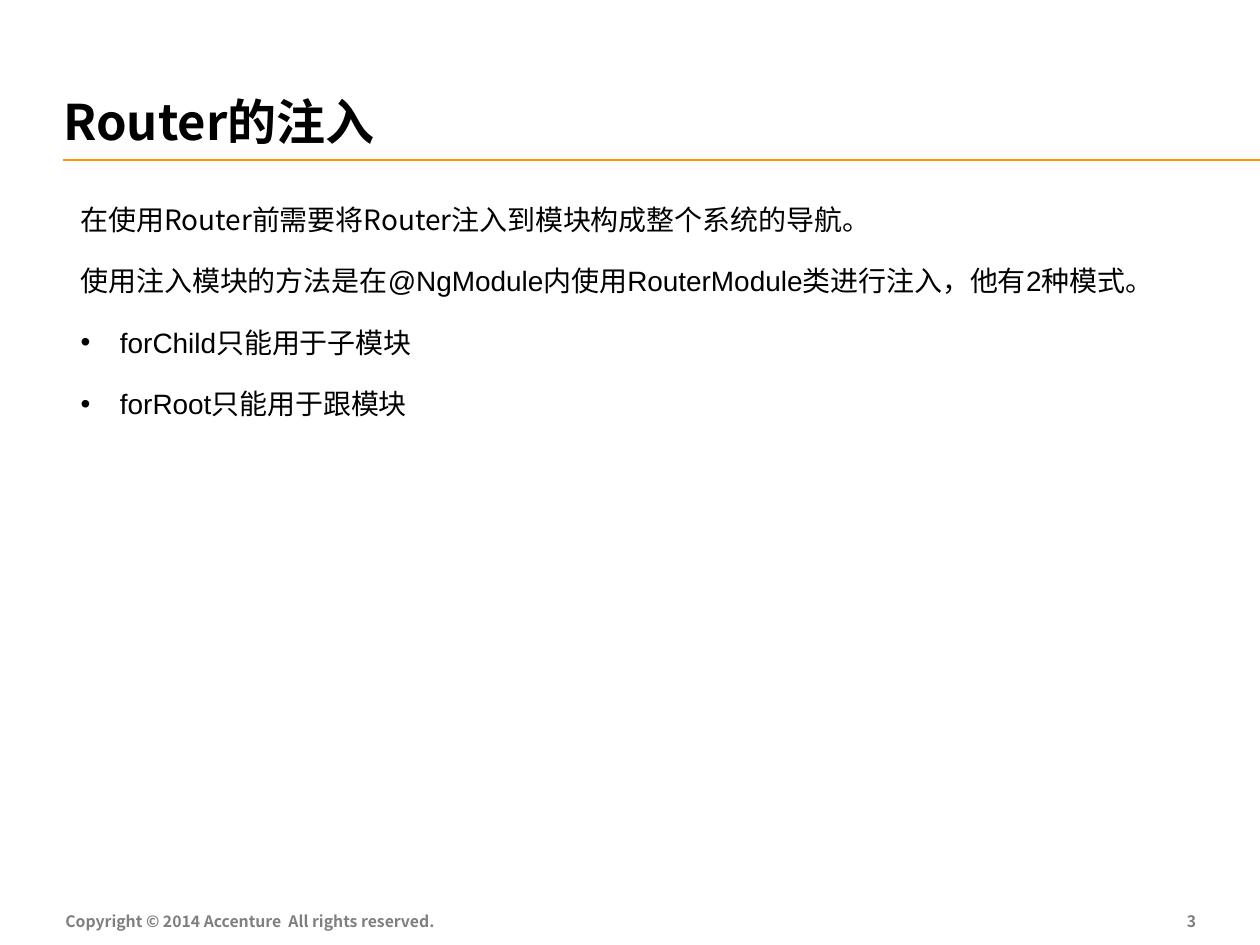
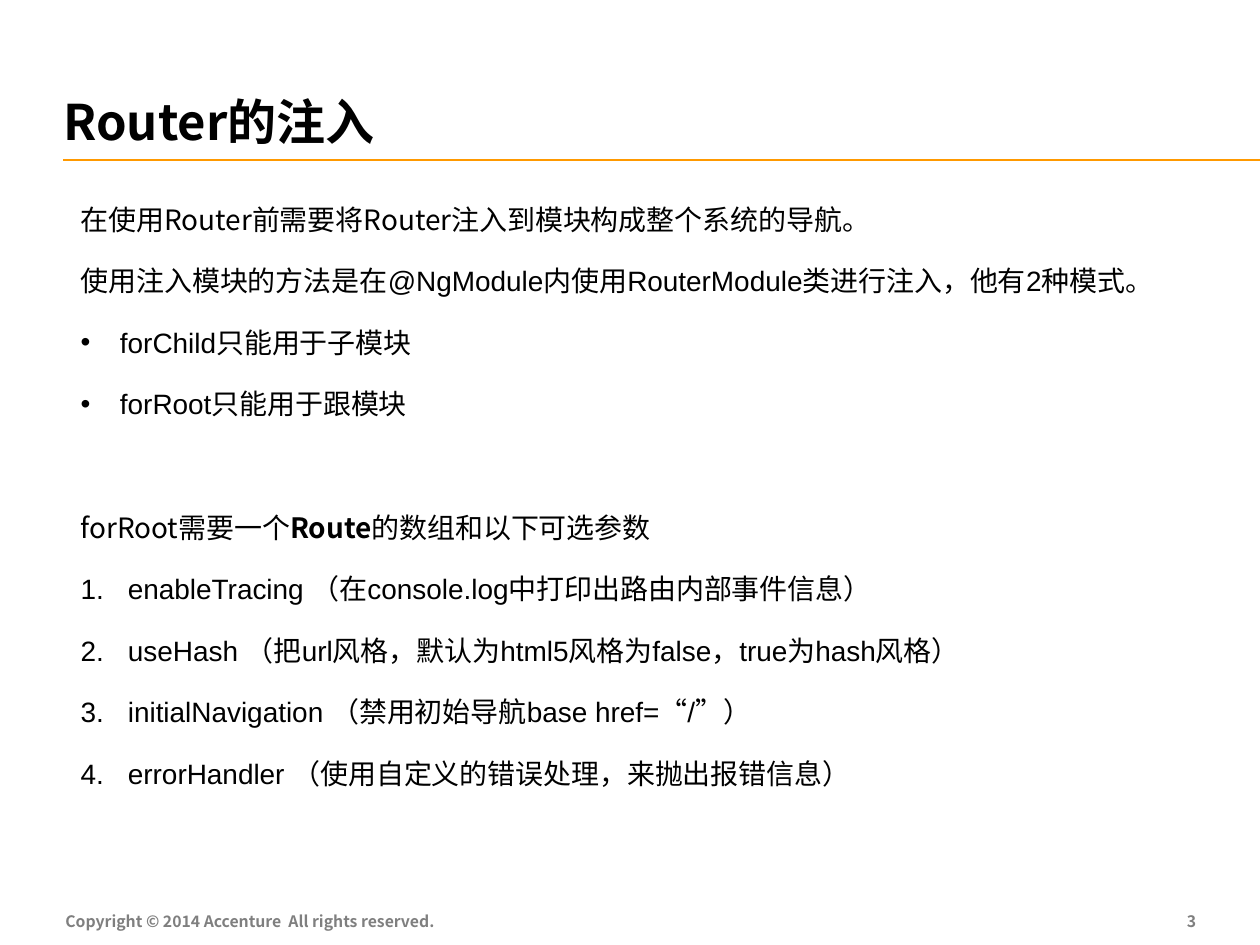
Before and after one commit to FS-Angular-Interest-Group/AngularTraining, a slide deck: slide 4 of PPT/04-Accenture-FS-Angular-Router.pptx. Drawn at 1260x945 pixels with LibreOffice and Linux fonts; fonts in the diff are those of the drawing. Boxes give left, top, right and bottom in pixels: in the first picture for what was removed or moved away, otherwise in the second. Text is boxed around its words. In the diff, an @@ line names an element or a change of style, - is before the commit and + after.

```diff
--- a/PPT/04-Accenture-FS-Angular-Router.pptx
+++ b/PPT/04-Accenture-FS-Angular-Router.pptx
@@ text at [81,514,960,787]: paragraphs added @@
+forRoot需要一个Route的数组和以下可选参数
+1. enableTracing （在console.log中打印出路由内部事件信息）
+2. useHash （把url风格，默认为html5风格为false，true为hash风格）
+3. initialNavigation （禁用初始导航base href=“/”）
+4. errorHandler （使用自定义的错误处理，来抛出报错信息）
```
Also in this commit, not shown: 5 other slides changed, 1 slide added, 7 slides removed, 2 other files.
